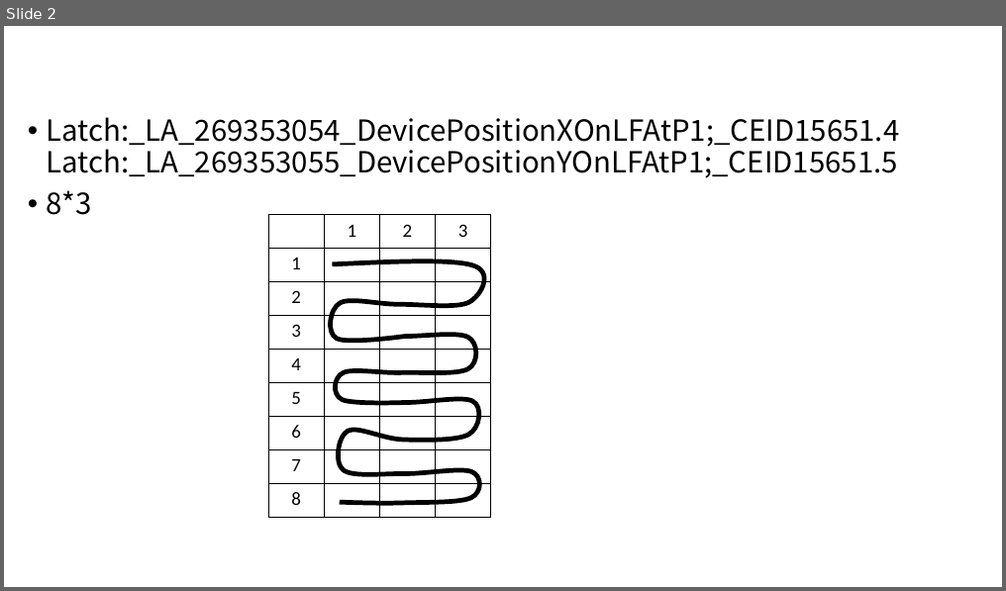
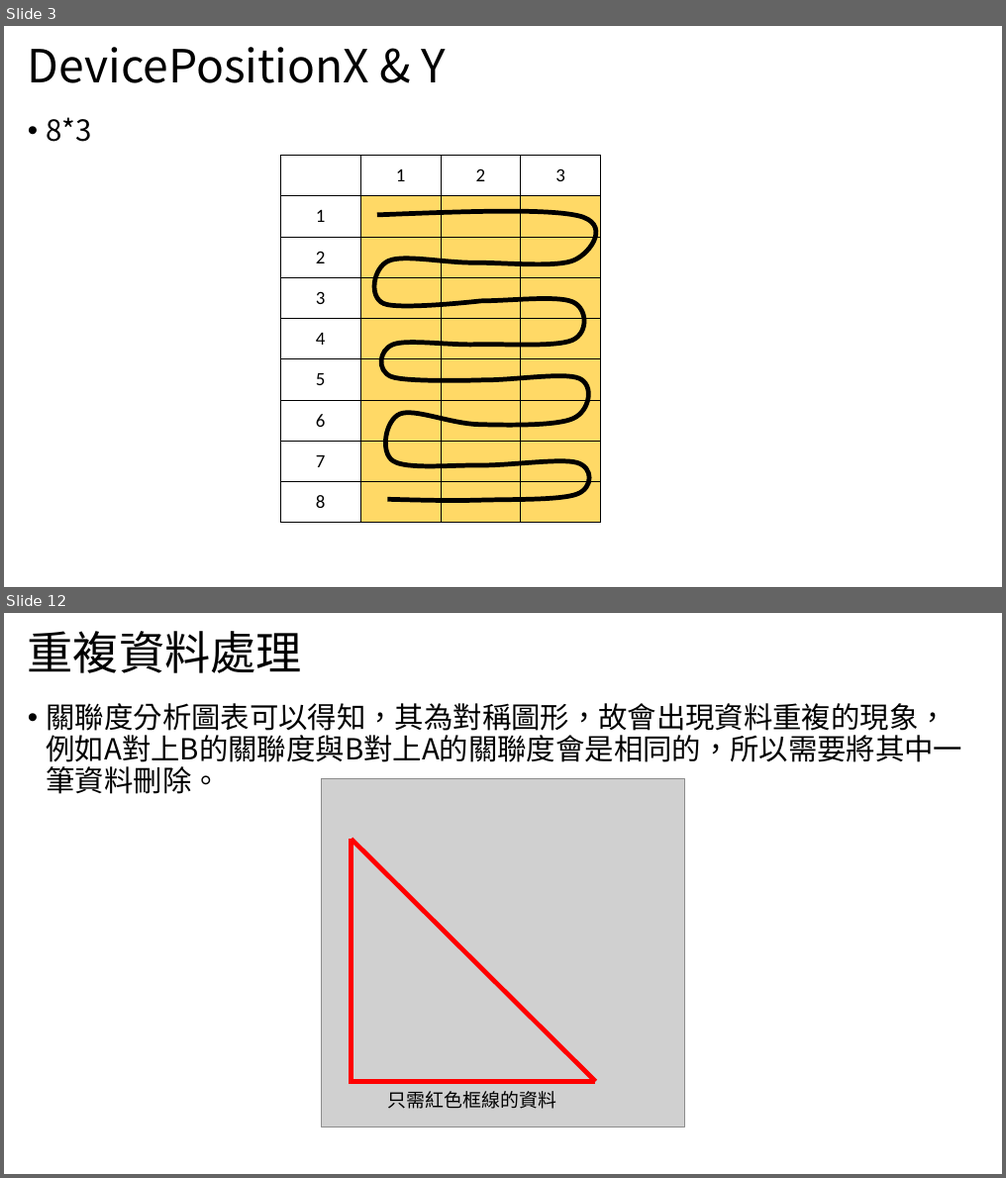
Before and after one commit to gitwetguy/FDC, a slide deck: FDC_note.pptx. Shown one above the other, each under a label of ours: slide 2 before the commit, slides 3 and 12 after it; the slides between them are not shown. The pictures are 1006x591 and 1006x1178 pixels, drawn with LibreOffice and Linux fonts; fonts in the diff are those of the drawing; grey boxes stand for pictures. Boxes give left, top, right and bottom in pixels: in the first picture for what was removed or moved away, otherwise in the second. Text is boxed around its words. In the diff, an @@ line names an element or a change of style, - is before the commit and + after.

```diff
--- a/FDC_note.pptx
+++ b/FDC_note.pptx
@@ slide 12 added at (x1=4, y1=613, x2=1002, y2=1174), background #FFFFFF @@
@@ title added at (x1=28, y1=631, x2=302, y2=673), 44 pt, text #000000 @@
+重複資料處理
@@ text added at (x1=47, y1=703, x2=963, y2=794), 28 pt, text #000000 @@
+• 關聯度分析圖表可以得知，其為對稱圖形，故會出現資料重複的現象，例如A對上B的關聯度與B對上A的關聯度會是相同的，所以需要將其中一筆資料刪除。
@@ picture added at (x1=322, y1=778, x2=684, y2=1128) @@
@@ line added from (351, 839) to (595, 1081), #FF0000 4.5 pt @@
@@ line added from (351, 839) to (351, 1082), #FF0000 4.5 pt @@
@@ line added from (350, 1081) to (595, 1081), #FF0000 4.5 pt @@
@@ text added at (x1=388, y1=1091, x2=556, y2=1109), 18 pt, text #000000 @@
+只需紅色框線的資料
@@ what was slide 2 is now slide 3 @@
@@ slide 3 changed as well @@
@@ title added at (x1=28, y1=47, x2=447, y2=83), 44 pt, text #000000 @@
+DevicePositionX & Y
@@ text at (x1=47, y1=117, x2=900, y2=178): paragraph removed @@
-• Latch:_LA_269353054_DevicePositionXOnLFAtP1;_CEID15651.4 Latch:_LA_269353055_DevicePositionYOnLFAtP1;_CEID15651.5
@@ table resized from (x1=268, y1=215, x2=490, y2=518) to (x1=281, y1=155, x2=601, y2=523) @@
@@ freeform shape resized from (x1=331, y1=262, x2=484, y2=503) to (x1=374, y1=212, x2=596, y2=501) @@
```
Also in this commit, not shown: 1 other slide changed, 11 other slides added, 4 slides removed.
